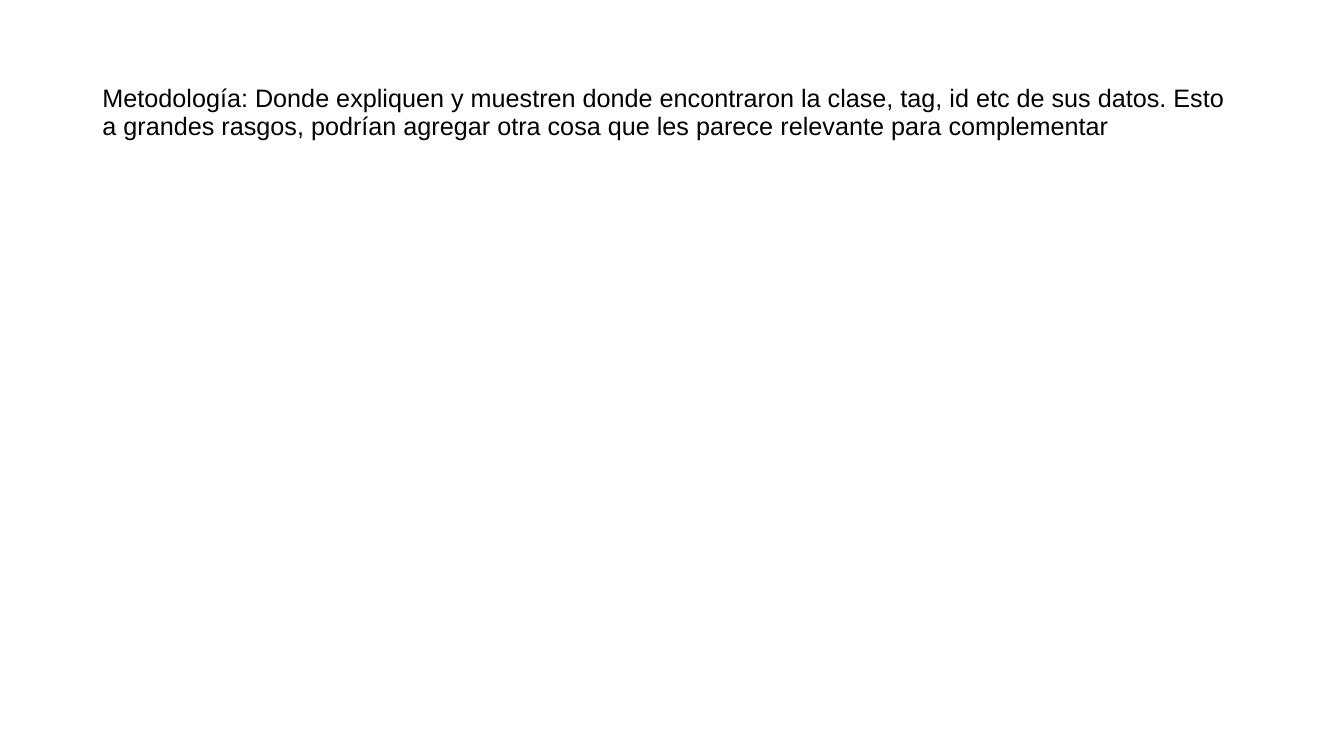
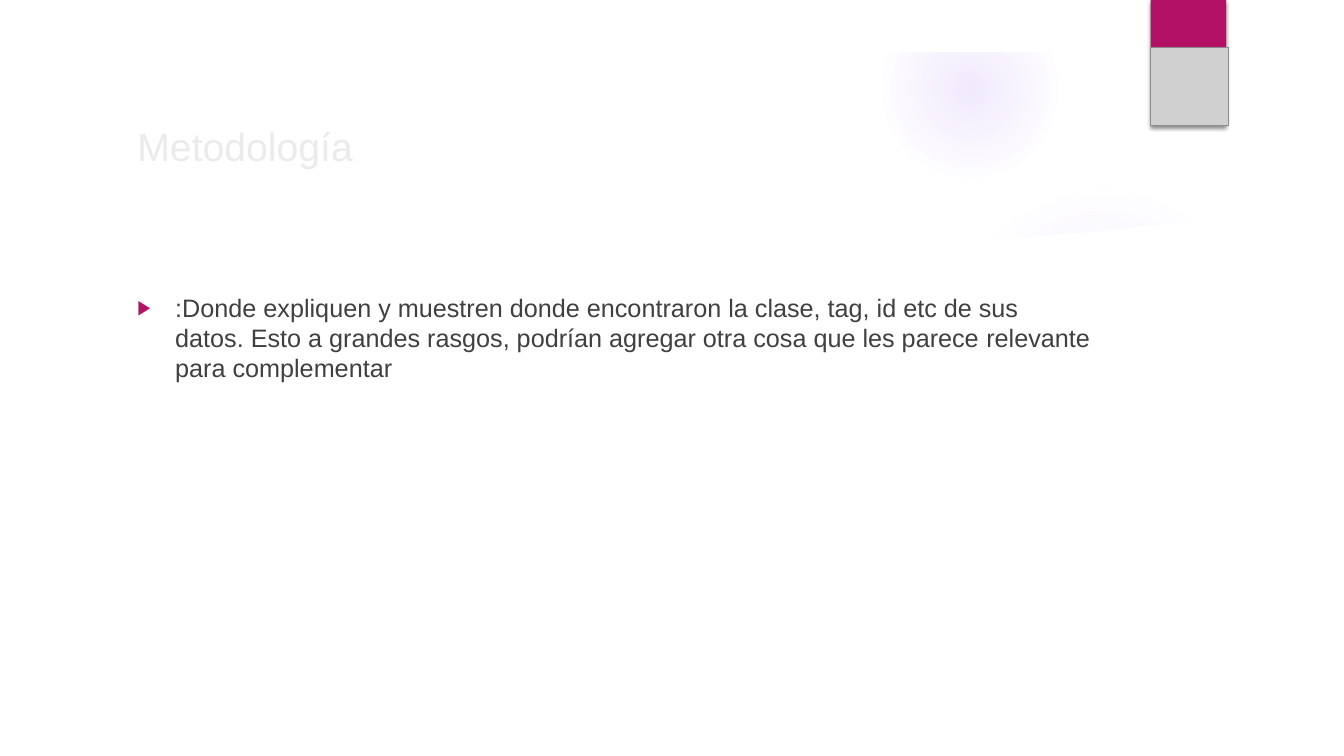
Before and after one commit to AlejandroMunozA/Trabajo_BigData, a slide deck: slide 4 of Trabajo_BigData.pptx. Drawn at 1344x756 pixels with LibreOffice and Linux fonts; fonts in the diff are those of the drawing; grey boxes stand for pictures; background and template pictures are left out. Boxes give left, top, right and bottom in pixels: in the first picture for what was removed or moved away, otherwise in the second. Text is boxed around its words. In the diff, an @@ line names an element or a change of style, - is before the commit and + after.

```diff
--- a/Trabajo_BigData.pptx
+++ b/Trabajo_BigData.pptx
@@ group added at box(0, 0, 1344, 756): 4 ellipses, 2 freeform shapes @@
@@ rectangle added at box(1150, 0, 1226, 126), fill #B31166 @@
@@ picture added at box(1150, 47, 1228, 125) @@
@@ title at box(102, 88, 1223, 140): text changed; size 18 to 28 pt; text colour #000000 to #EBEBEB @@
-Metodología: Donde expliquen y muestren donde encontraron la clase, tag, id etc de sus datos. Esto a grandes rasgos, podrían agregar otra cosa que les parece relevante para complementar
+Metodología
@@ text added at box(175, 298, 1090, 383), 18 pt, text #404040 @@
+▶ :Donde expliquen y muestren donde encontraron la clase, tag, id etc de sus datos. Esto a grandes rasgos, podrían agregar otra cosa que les parece relevante para complementar
```
Also in this commit, not shown: 5 other slides changed, 4 slides added, 4 slides removed, 2 other files.
